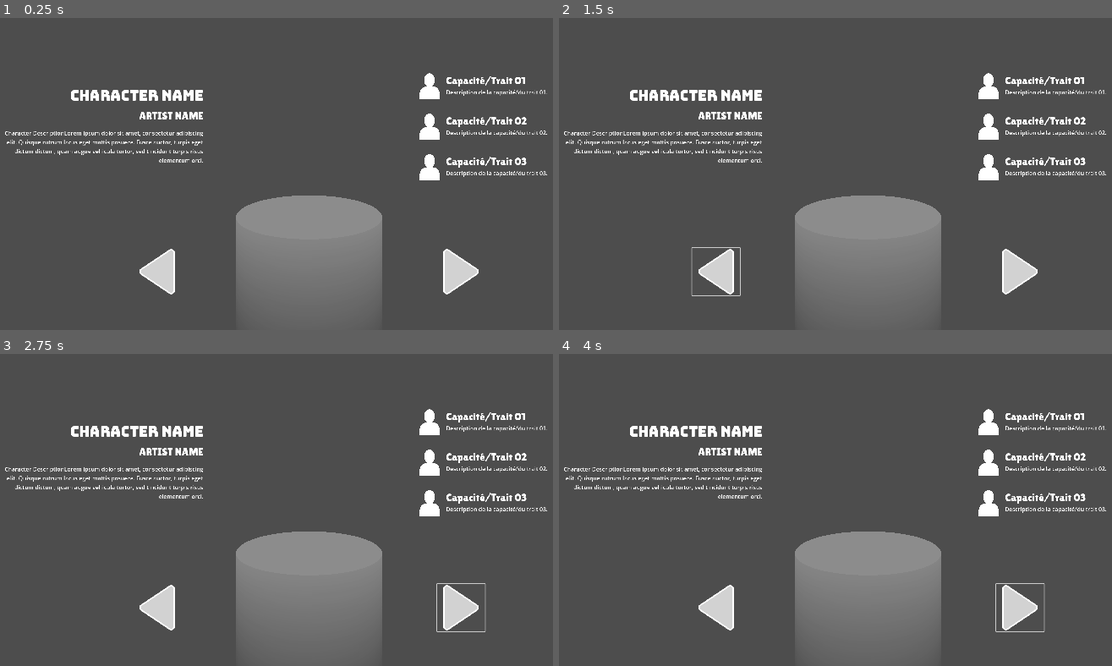
Above: before the commit, frames 1-4 (two rows, left to right).
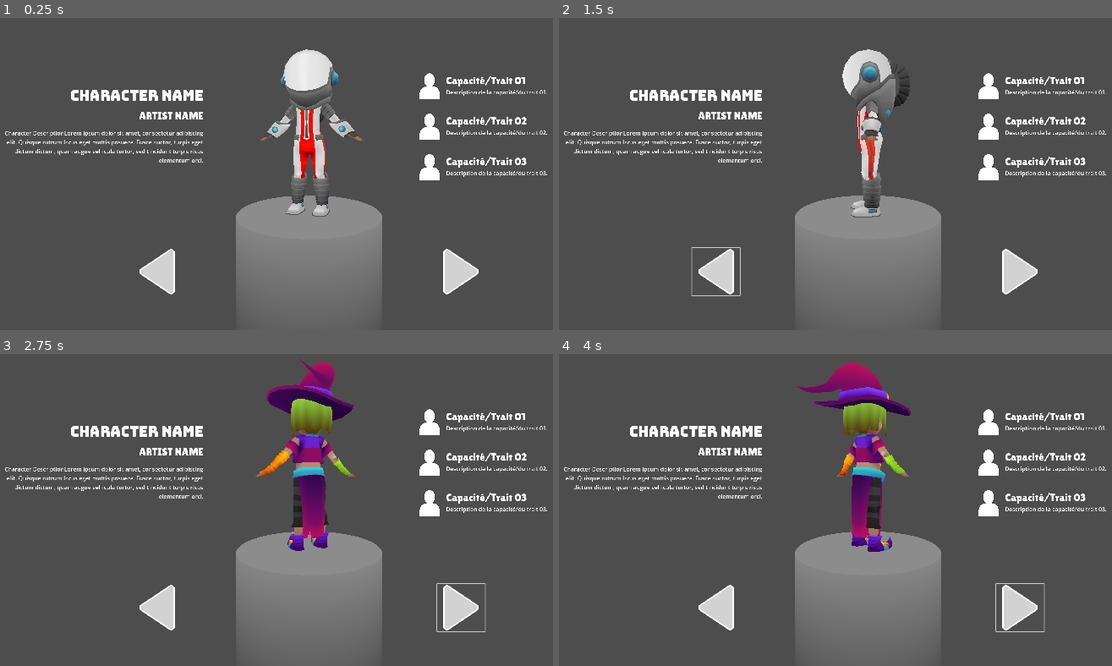
Above: after the commit, the same moments.

Repository: 3P0D/3p0d_EX_godot_characterSelection
Game: Godot game, scene res://_RESSOURCES/Scenes/sc_0_main_characterSelection.tscn
The game is run twice, just before and just after one commit, with the same random seed, the same clock (stepped at 60 frames per second) and the same inputs.
Inputs (mouse positions are in pixels of both pictures, inside the frame that each line leads up to):
- Up to frame 1 (0.25 s): no input
- Up to frame 2 (1.5 s): click (1017, 270) at 0.5 s; click (713, 270) at 1.25 s
- Up to frame 3 (2.75 s): click (458, 606) at 2 s
- Up to frame 4 (4 s): click (713, 606) at 2.75 s; click (1017, 606) at 3.5 s

The runs differ from the first frame. In frame 1, 2.9% of the frame differs, in the area x 47-66%, y 10-64%; in frame 2, 2.3%; in frame 3, 4.4%, in the area x 46-65%, y 1-64%; in frame 4, 4.3%.

Commit message:
[Dev]SpawningCode

Diff:
--- a/3p0d_lowPolyCharacter_workshop/_DEV/Scripts/spawnCharacter.gd
+++ b/3p0d_lowPolyCharacter_workshop/_DEV/Scripts/spawnCharacter.gd
@@ -1 +1,47 @@
 extends Node3D
+
+#ONREADY VARIABLES:
+
+#PUBLIC VARIABLES:
+@export var m_rotSpd = 3
+@export var m_characters:Array[PackedScene]
+@export var m_characterName : Label
+@export var m_artistName : Label
+@export var m_characterDescription : Label
+
+#PRIVATE VARIABLES:
+var current = 0
+
+#SCRIPT:
+func _ready():
+	add_child(m_characters[current].instantiate())
+
+func _process(delta):
+	rotate(Vector3(0, -m_rotSpd, 0).normalized(), delta)
+
+func _updateCharModel(val):
+	#---sets the min and max of the loop, and increment of the loop at each click.
+	#---the values of the min and max have -1 and +1 to allow the loop to work.
+	current += val
+	current = min(current, m_characters.size())
+	current = max(-1, current)
+
+	#---infinite loop of choice to return to 0 or m_characters.size()-1 when you reach -1 or m_characters.size().
+	if (current < 0):
+		current = m_characters.size()-1
+	if (current > m_characters.size()-1):
+		current = 0
+
+	#---remove all the previous models that is currently in the hierarchy of the object.
+	for i in get_children():
+		i.queue_free()
+
+	#---adds the model of the current index of the m_characters.
+	add_child(m_characters[current].instantiate())
+
+
+func _on_button_arrow_right_pressed():
+	_updateCharModel(1)
+
+func _on_button_arrow_left_pressed():
+	_updateCharModel(-1)
--- a/3p0d_lowPolyCharacter_workshop/_RESSOURCES/Prefabs/P_character_template.tscn
+++ b/3p0d_lowPolyCharacter_workshop/_RESSOURCES/Prefabs/P_character_template.tscn
@@ -1,9 +1,9 @@
 [gd_scene format=3 uid="uid://dadyi4qodsak4"]
 
 [node name="P_character_template" type="Node3D"]
-metadata/backgroundColor = Color(0, 0, 0, 1)
-metadata/textColor = Color(0, 0, 0, 1)
-metadata/headersColor = Color(0, 0, 0, 1)
-metadata/characterName = ""
-metadata/artistName = ""
-metadata/characterDescription = ""
+metadata/backgroundColor = Color(0.160784, 0.160784, 0.160784, 1)
+metadata/textColor = Color(1, 1, 1, 1)
+metadata/headersColor = Color(0.67451, 0.67451, 0.67451, 1)
+metadata/characterName = "TEMPLATE"
+metadata/artistName = "TEMPLATE"
+metadata/characterDescription = "TEMPLATE"
--- a/3p0d_lowPolyCharacter_workshop/_RESSOURCES/Scenes/sc_0_main_characterSelection.tscn
+++ b/3p0d_lowPolyCharacter_workshop/_RESSOURCES/Scenes/sc_0_main_characterSelection.tscn
@@ -1,12 +1,16 @@
-[gd_scene load_steps=12 format=3 uid="uid://c13gff5yjmbtu"]
+[gd_scene load_steps=16 format=3 uid="uid://c13gff5yjmbtu"]
 
 [ext_resource type="FontFile" uid="uid://tqn06fp72mux" path="res://_ART/_UI/Fonts/Bungee-Regular.ttf" id="1_1dhyi"]
 [ext_resource type="PackedScene" uid="uid://bxfm3idow87ye" path="res://_ART/_3D/3DModels/3d_cylinderStage.glb" id="1_a1c1a"]
 [ext_resource type="Script" path="res://_DEV/Scripts/spawnCharacter.gd" id="1_pmp4t"]
 [ext_resource type="Texture2D" uid="uid://bvsrygtgd2tnv" path="res://_ART/_UI/Sprites/S_ui_arrow_right.png" id="1_s1lca"]
+[ext_resource type="PackedScene" uid="uid://c6wuq8tuh4msj" path="res://_ART/_3D/3DModels/3d_character_astronaut.glb" id="2_6ip65"]
 [ext_resource type="Texture2D" uid="uid://b47x66qlustwh" path="res://_ART/_UI/Sprites/S_ui_arrow_left.png" id="2_hy4iq"]
 [ext_resource type="FontFile" uid="uid://b5xhpgjw4jjmk" path="res://_ART/_UI/Fonts/LilitaOne-Regular.ttf" id="2_wjmu8"]
+[ext_resource type="PackedScene" uid="uid://bu5yasf6a35be" path="res://_ART/_3D/3DModels/3d_character_littleWitch.glb" id="3_t1o43"]
 [ext_resource type="Texture2D" uid="uid://dkol5omvnl8o5" path="res://_ART/_UI/Sprites/S_ui_character.png" id="3_v5mr5"]
+[ext_resource type="PackedScene" uid="uid://b4hwodsxj64kk" path="res://_ART/_3D/3DModels/3d_character_placeholder.glb" id="4_vfsf2"]
+[ext_resource type="PackedScene" uid="uid://unev5kdbb2l3" path="res://_ART/_3D/3DModels/3d_character_tvPod.glb" id="5_rc5vs"]
 
 [sub_resource type="LabelSettings" id="LabelSettings_b1iva"]
 font = ExtResource("1_1dhyi")
@@ -23,7 +27,6 @@
 font_size = 30
 
 [node name="Main_CharacterSelection" type="Node3D"]
-script = ExtResource("1_pmp4t")
 
 [node name="_CamCtrl" type="Node3D" parent="."]
 
@@ -31,6 +34,9 @@
 transform = Transform3D(1, 0, 0, 0, 1, 0, 0, 0, 1, 0, 1, 3.5)
 
 [node name="_CharacterHolder" type="Node3D" parent="."]
+script = ExtResource("1_pmp4t")
+m_rotSpd = 50
+m_characters = Array[PackedScene]([ExtResource("2_6ip65"), ExtResource("3_t1o43"), ExtResource("4_vfsf2"), ExtResource("5_rc5vs")])
 
 [node name="_Background" type="Node3D" parent="."]
 
@@ -255,3 +261,6 @@
 grow_vertical = 2
 icon = ExtResource("2_hy4iq")
 flat = true
+
+[connection signal="pressed" from="_UI/Ctrl_Arrows/Button_arrowRight" to="_CharacterHolder" method="_on_button_arrow_right_pressed"]
+[connection signal="pressed" from="_UI/Ctrl_Arrows/Button_arrowLeft" to="_CharacterHolder" method="_on_button_arrow_left_pressed"]
